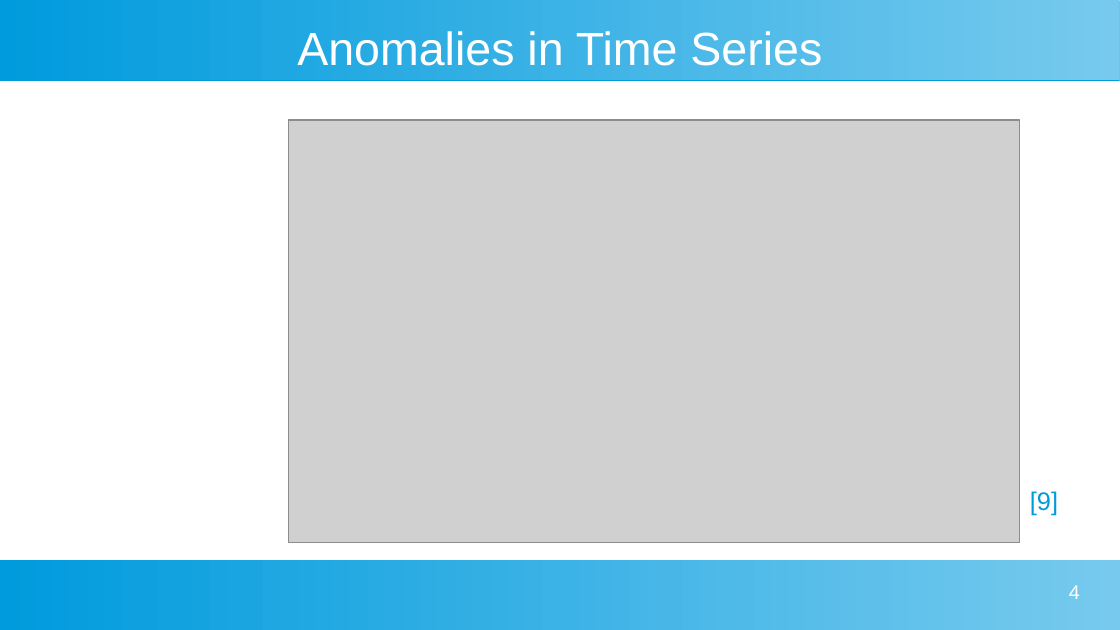
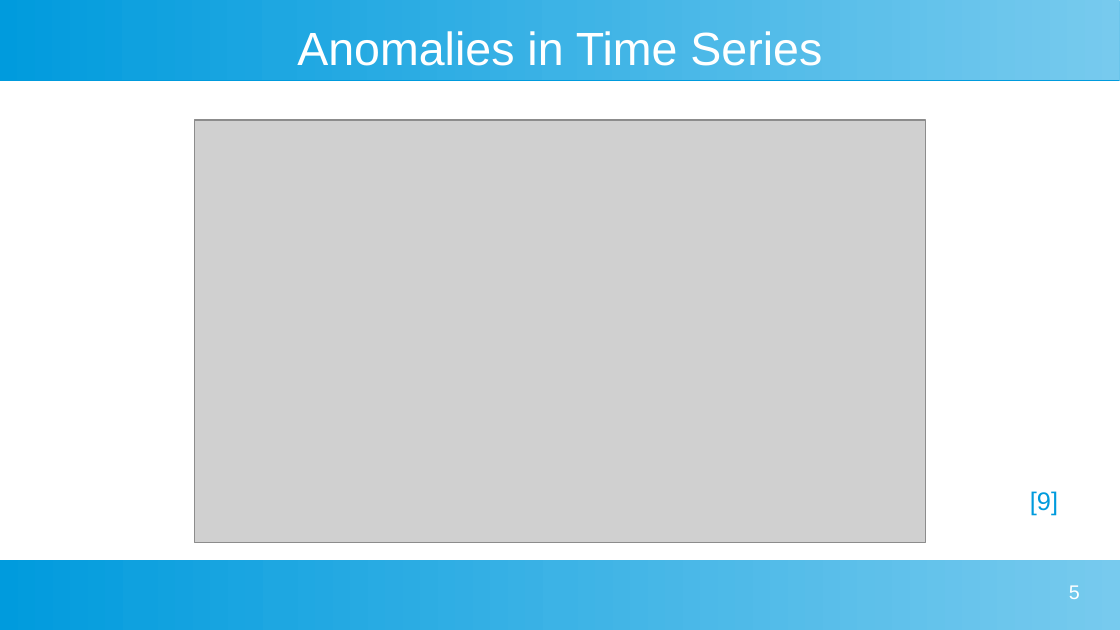
Before and after one commit to johanneshoelker/Smart-Systems-Paper, a slide deck: slide 5 of Presentation/Kolloq.odp (slide 4 before the commit). Drawn at 1120x630 pixels with LibreOffice and Linux fonts; fonts in the diff are those of the drawing; grey boxes stand for pictures. Boxes give left, top, right and bottom in pixels: in the first picture for what was removed or moved away, otherwise in the second. Text is boxed around its words. In the diff, an @@ line names an element or a change of style, - is before the commit and + after.

```diff
--- a/Presentation/Kolloq.odp
+++ b/Presentation/Kolloq.odp
@@ picture: place and size @@
-picture at [289, 120, 1020, 543]
+picture at [194, 120, 926, 543]
@@ page number at [1069, 585, 1080, 599]: text changed @@
-4
+5
```
Also in this commit, not shown: 6 other slides changed, 3 slides added, 1 slide removed, 2 other files.
